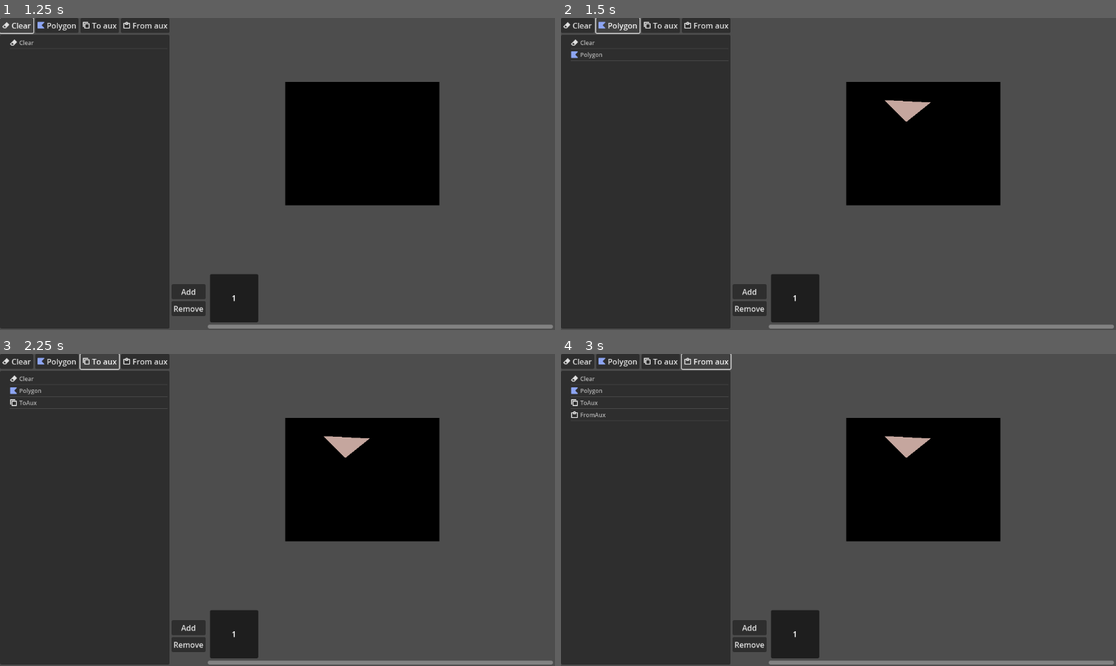
Above: before the commit, frames 1-4 (two rows, left to right).
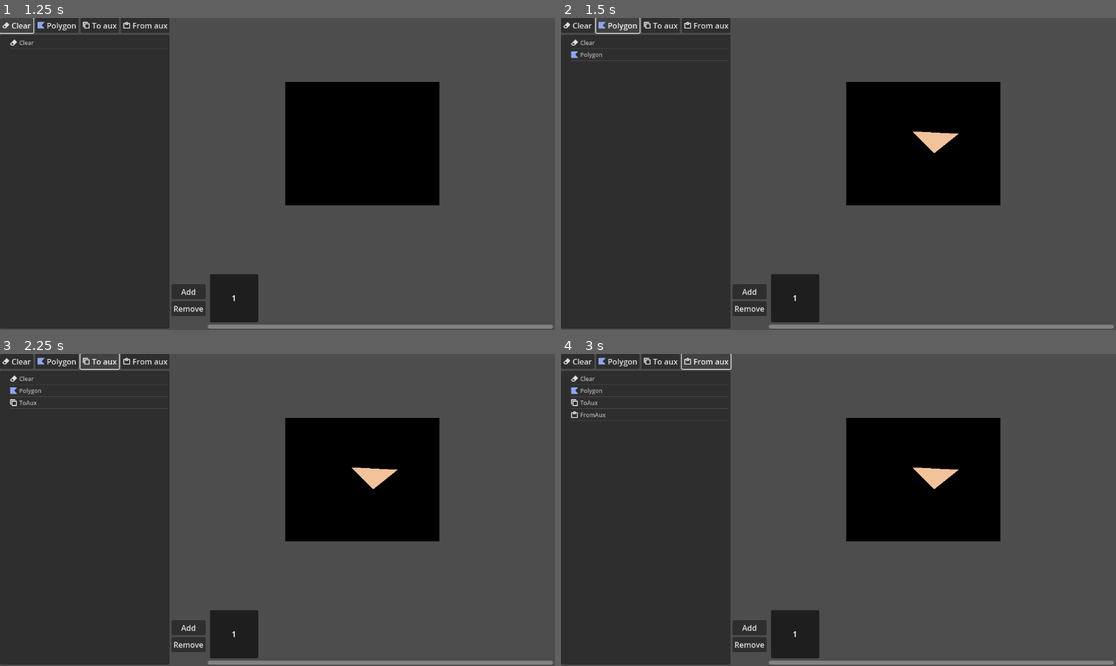
Above: after the commit, the same moments.

Repository: tehKaiN/blit_anim_editor
Game: Godot game, scene res://scenes/editor_main.tscn
Two runs of this game, one before a commit and one after it. Both use one fixed random seed, a clock stepped at 60 frames per second and the inputs below.
Inputs:
- Up to frame 1 (1.25 s): click "Clear" at 0.5 s
- Up to frame 2 (1.5 s): click "Polygon" at 1.25 s
- Up to frame 3 (2.25 s): click "To aux" at 2 s
- Up to frame 4 (3 s): click "From aux" at 2.75 s

Frame 1 is identical in both runs. In frame 2, 0.6% of the frame differs, in the area x 58-72%, y 26-44%; in frame 3, 0.6%; in frame 4, 0.6%.

Commit message:
restructure project into more scenes, add navigating between different frame op lists

Diff:
--- a/scenes/editor_main.tscn
+++ b/scenes/editor_main.tscn
@@ -1,13 +1,9 @@
-[gd_scene load_steps=10 format=3 uid="uid://dm8vdl7rxoe4r"]
+[gd_scene load_steps=6 format=3 uid="uid://dm8vdl7rxoe4r"]
 
 [ext_resource type="Script" path="res://scripts/editor_main.gd" id="1_krg5v"]
-[ext_resource type="Texture2D" uid="uid://bh34jlwud845r" path="res://assets/icons/Polygon2D.png" id="2_7628j"]
-[ext_resource type="Script" path="res://scripts/op_tree.gd" id="2_hwnt3"]
-[ext_resource type="Texture2D" uid="uid://7vj33twcq6dx" path="res://assets/icons/Eraser.png" id="3_cfks1"]
+[ext_resource type="PackedScene" uid="uid://bwdbjxhjg2uej" path="res://scenes/op_tree_editor.tscn" id="2_un3e8"]
 [ext_resource type="Script" path="res://scripts/image_frame.gd" id="4_5usf1"]
-[ext_resource type="Texture2D" uid="uid://ce6npixdlvo2d" path="res://assets/icons/ActionCopy.png" id="4_rn7xw"]
-[ext_resource type="Texture2D" uid="uid://kkjn0i6qn4gf" path="res://assets/icons/ActionPaste.png" id="5_vay05"]
-[ext_resource type="PackedScene" uid="uid://ruj6lyoq0wy0" path="res://scenes/frame_thumbnail.tscn" id="8_sow1l"]
+[ext_resource type="PackedScene" uid="uid://bqxa7uofnwsw8" path="res://scenes/frame_manager.tscn" id="9_xvxmo"]
 
 [sub_resource type="PlaceholderTexture2D" id="PlaceholderTexture2D_5cc46"]
 size = Vector2(320, 256)
@@ -20,56 +16,15 @@
 grow_horizontal = 2
 grow_vertical = 2
 script = ExtResource("1_krg5v")
-frame_thumbnail_scene = ExtResource("8_sow1l")
 
 [node name="HBoxContainer" type="HBoxContainer" parent="."]
 layout_mode = 0
 offset_right = 1148.0
 offset_bottom = 645.0
 
-[node name="VBoxContainer2" type="VBoxContainer" parent="HBoxContainer"]
-layout_mode = 2
-size_flags_horizontal = 3
-
-[node name="HBoxContainer" type="HBoxContainer" parent="HBoxContainer/VBoxContainer2"]
-custom_minimum_size = Vector2(0, 24)
-layout_mode = 2
-
-[node name="AddClearButton" type="Button" parent="HBoxContainer/VBoxContainer2/HBoxContainer"]
+[node name="OpTreeEditor" parent="HBoxContainer" instance=ExtResource("2_un3e8")]
 unique_name_in_owner = true
 layout_mode = 2
-text = "Clear"
-icon = ExtResource("3_cfks1")
-
-[node name="AddPolygonButton" type="Button" parent="HBoxContainer/VBoxContainer2/HBoxContainer"]
-unique_name_in_owner = true
-layout_mode = 2
-text = "Polygon"
-icon = ExtResource("2_7628j")
-
-[node name="CopyToAuxButton" type="Button" parent="HBoxContainer/VBoxContainer2/HBoxContainer"]
-unique_name_in_owner = true
-layout_mode = 2
-text = "To aux"
-icon = ExtResource("4_rn7xw")
-
-[node name="PasteFromAuxButton" type="Button" parent="HBoxContainer/VBoxContainer2/HBoxContainer"]
-unique_name_in_owner = true
-layout_mode = 2
-text = "From aux"
-icon = ExtResource("5_vay05")
-
-[node name="OpTree" type="Tree" parent="HBoxContainer/VBoxContainer2"]
-unique_name_in_owner = true
-layout_mode = 2
-size_flags_horizontal = 3
-size_flags_vertical = 3
-theme_override_font_sizes/font_size = 12
-allow_search = false
-hide_root = true
-select_mode = 1
-scroll_horizontal_enabled = false
-script = ExtResource("2_hwnt3")
 
 [node name="VBoxContainer" type="VBoxContainer" parent="HBoxContainer"]
 layout_mode = 2
@@ -91,31 +46,6 @@
 stretch_mode = 4
 script = ExtResource("4_5usf1")
 
-[node name="HBoxContainer" type="HBoxContainer" parent="HBoxContainer/VBoxContainer"]
-layout_mode = 2
-
-[node name="VBoxContainer" type="VBoxContainer" parent="HBoxContainer/VBoxContainer/HBoxContainer"]
-layout_mode = 2
-alignment = 1
-
-[node name="FrameAddButton" type="Button" parent="HBoxContainer/VBoxContainer/HBoxContainer/VBoxContainer"]
+[node name="FrameManager" parent="HBoxContainer/VBoxContainer" instance=ExtResource("9_xvxmo")]
 unique_name_in_owner = true
 layout_mode = 2
-text = "Add"
-
-[node name="FrameRemoveButton" type="Button" parent="HBoxContainer/VBoxContainer/HBoxContainer/VBoxContainer"]
-unique_name_in_owner = true
-layout_mode = 2
-text = "Remove"
-
-[node name="ScrollContainer" type="ScrollContainer" parent="HBoxContainer/VBoxContainer/HBoxContainer"]
-layout_mode = 2
-size_flags_horizontal = 3
-horizontal_scroll_mode = 2
-vertical_scroll_mode = 0
-
-[node name="FrameThumbnailContainer" type="HBoxContainer" parent="HBoxContainer/VBoxContainer/HBoxContainer/ScrollContainer"]
-unique_name_in_owner = true
-layout_mode = 2
-size_flags_horizontal = 3
-size_flags_vertical = 3
--- /dev/null
+++ b/scenes/frame_manager.tscn
@@ -0,0 +1,37 @@
+[gd_scene load_steps=3 format=3 uid="uid://bqxa7uofnwsw8"]
+
+[ext_resource type="Script" path="res://scripts/frame_manager.gd" id="1_xk5ti"]
+[ext_resource type="PackedScene" uid="uid://ruj6lyoq0wy0" path="res://scenes/frame_thumbnail.tscn" id="2_am445"]
+
+[node name="FrameManager" type="HBoxContainer"]
+script = ExtResource("1_xk5ti")
+frame_thumbnail_scene = ExtResource("2_am445")
+
+[node name="VBoxContainer" type="VBoxContainer" parent="."]
+layout_mode = 2
+alignment = 1
+
+[node name="FrameAddButton" type="Button" parent="VBoxContainer"]
+unique_name_in_owner = true
+layout_mode = 2
+text = "Add"
+
+[node name="FrameRemoveButton" type="Button" parent="VBoxContainer"]
+unique_name_in_owner = true
+layout_mode = 2
+text = "Remove"
+
+[node name="ScrollContainer" type="ScrollContainer" parent="."]
+layout_mode = 2
+size_flags_horizontal = 3
+horizontal_scroll_mode = 2
+vertical_scroll_mode = 0
+
+[node name="FrameThumbnailContainer" type="HBoxContainer" parent="ScrollContainer"]
+unique_name_in_owner = true
+layout_mode = 2
+size_flags_horizontal = 3
+size_flags_vertical = 3
+
+[node name="PlaybackTimer" type="Timer" parent="."]
+unique_name_in_owner = true
--- /dev/null
+++ b/scenes/op_tree_editor.tscn
@@ -0,0 +1,52 @@
+[gd_scene load_steps=7 format=3 uid="uid://bwdbjxhjg2uej"]
+
+[ext_resource type="Script" path="res://scripts/op_tree_editor.gd" id="1_fttsk"]
+[ext_resource type="Texture2D" uid="uid://7vj33twcq6dx" path="res://assets/icons/Eraser.png" id="2_mdsje"]
+[ext_resource type="Texture2D" uid="uid://bh34jlwud845r" path="res://assets/icons/Polygon2D.png" id="3_avify"]
+[ext_resource type="Texture2D" uid="uid://ce6npixdlvo2d" path="res://assets/icons/ActionCopy.png" id="4_ovchu"]
+[ext_resource type="Texture2D" uid="uid://kkjn0i6qn4gf" path="res://assets/icons/ActionPaste.png" id="5_vstml"]
+[ext_resource type="Script" path="res://scripts/op_tree.gd" id="6_co246"]
+
+[node name="OpTreeEditor" type="VBoxContainer"]
+size_flags_horizontal = 3
+script = ExtResource("1_fttsk")
+
+[node name="HBoxContainer" type="HBoxContainer" parent="."]
+custom_minimum_size = Vector2(0, 24)
+layout_mode = 2
+
+[node name="AddClearButton" type="Button" parent="HBoxContainer"]
+unique_name_in_owner = true
+layout_mode = 2
+text = "Clear"
+icon = ExtResource("2_mdsje")
+
+[node name="AddPolygonButton" type="Button" parent="HBoxContainer"]
+unique_name_in_owner = true
+layout_mode = 2
+text = "Polygon"
+icon = ExtResource("3_avify")
+
+[node name="CopyToAuxButton" type="Button" parent="HBoxContainer"]
+unique_name_in_owner = true
+layout_mode = 2
+text = "To aux"
+icon = ExtResource("4_ovchu")
+
+[node name="PasteFromAuxButton" type="Button" parent="HBoxContainer"]
+unique_name_in_owner = true
+layout_mode = 2
+text = "From aux"
+icon = ExtResource("5_vstml")
+
+[node name="OpTree" type="Tree" parent="."]
+unique_name_in_owner = true
+layout_mode = 2
+size_flags_horizontal = 3
+size_flags_vertical = 3
+theme_override_font_sizes/font_size = 12
+allow_search = false
+hide_root = true
+select_mode = 1
+scroll_horizontal_enabled = false
+script = ExtResource("6_co246")
--- a/scripts/editor_main.gd
+++ b/scripts/editor_main.gd
@@ -1,5 +1,8 @@
 class_name EditorMain
 extends Control
+
+class FrameData:
+	var ops: Array[BlitterOp] = []
 
 class BlitterOp:
 	var name: String
@@ -7,24 +10,24 @@
 	func _init(op_name: String):
 		name = op_name
 
-	func apply(image: Image, scratch_image: Image, aux_image: Image) -> void:
+	func apply(image: Image, _scratch_image: Image, _aux_image: Image) -> void:
 		pass
 	func create_editor(image_frame: ImageFrame) -> Control:
 		return null
 
 
 class BlitterOpCopyToAux extends BlitterOp:
-	func apply(image: Image, scratch_image: Image, aux_image: Image) -> void:
-		aux_image.copy_from(image)
+	func apply(image: Image, _scratch_image: Image, _aux_image: Image) -> void:
+		_aux_image.copy_from(image)
 
 
 class BlitterOpPasteFromAux extends BlitterOp:
-	func apply(image: Image, scratch_image: Image, aux_image: Image) -> void:
-		image.copy_from(aux_image)
+	func apply(image: Image, _scratch_image: Image, _aux_image: Image) -> void:
+		image.copy_from(_aux_image)
 
 
 class BlitterOpClear extends BlitterOp:
-	func apply(image: Image, scratch_image: Image, aux_image: Image) -> void:
+	func apply(image: Image, _scratch_image: Image, _aux_image: Image) -> void:
 		image.fill(Color.BLACK)
 
 
@@ -54,8 +57,8 @@
 			self.is_keep_border = is_keep_border
 
 
-		func apply(image: Image, scratch_image: Image, aux_image: Image) -> void:
-			scratch_image.fill(Color.BLACK)
+		func apply(image: Image, _scratch_image: Image, _aux_image: Image) -> void:
+			_scratch_image.fill(Color.BLACK)
 			var bounds := _calculate_bounds()
 			#print("bounds: {0} {1}".format([bounds.position, bounds.end]))
 
@@ -63,11 +66,11 @@
 			while i < points.size():
 				var prev := points[i - 1]
 				var next := points[i]
-				_draw_fill_line(scratch_image, prev.pos, next.pos)
+				_draw_fill_line(_scratch_image, prev.pos, next.pos)
 				i += 1
-			_draw_fill_line(scratch_image, points.back().pos, points.front().pos)
+			_draw_fill_line(_scratch_image, points.back().pos, points.front().pos)
 			if is_fill:
-				_fill_polygon(scratch_image, image, bounds)
+				_fill_polygon(_scratch_image, image, bounds)
 
 
 		func create_editor(image_frame: ImageFrame) -> Control:
@@ -76,7 +79,7 @@
 			return editor
 
 
-		func _draw_fill_line(scratch_image: Image, start: Vector2i, end: Vector2i) -> void:
+		func _draw_fill_line(_scratch_image: Image, start: Vector2i, end: Vector2i) -> void:
 			if end.y < start.y: # draw from top to bottom
 				var temp := end
 				end = start
@@ -86,19 +89,19 @@
 			#print("draw line from {0} to {1}".format([start, end]))
 			while y <= end.y:
 				var x := start.x + (y - start.y) * delta.x / delta.y
-				var out_color := Color.BLACK if scratch_image.get_pixel(x, y) == Color.WHITE else Color.WHITE # xor
-				scratch_image.set_pixel(x, y, out_color)
+				var out_color := Color.BLACK if _scratch_image.get_pixel(x, y) == Color.WHITE else Color.WHITE # xor
+				_scratch_image.set_pixel(x, y, out_color)
 				#print("{0},{1}".format([x, y]))
 				y += 1
 
 
-		func _fill_polygon(scratch_image: Image, image: Image, bounds: Rect2i) -> void:
+		func _fill_polygon(_scratch_image: Image, image: Image, bounds: Rect2i) -> void:
 			var is_fill = false
 			var y := bounds.end.y
 			while y >= bounds.position.y:
 				var x = bounds.end.x
 				while x >= bounds.position.x:
-					if scratch_image.get_pixel(x, y) == Color.WHITE:
+					if _scratch_image.get_pixel(x, y) == Color.WHITE:
 						is_fill = !is_fill
 						if is_keep_border:
 							image.set_pixel(x, y, color)
@@ -123,178 +126,70 @@
 			var bounds := Rect2i(min, max - min)
 			return bounds
 
-@export var frame_thumbnail_scene: PackedScene
+@onready var _current_frame_preview: ImageFrame = %CurrentFrame
+@onready var _frame_manager: FrameManager = %FrameManager
+@onready var _op_tree_editor: OpTreeEditor = %OpTreeEditor
 
-@onready var _add_clear_button: Button = %AddClearButton
-@onready var _add_polygon_button: Button = %AddPolygonButton
-@onready var _copy_to_aux_button: Button = %CopyToAuxButton
-@onready var _paste_from_aux_button: Button = %PasteFromAuxButton
-@onready var op_tree: Tree = %OpTree
-@onready var current_frame: ImageFrame = %CurrentFrame
-@onready var frame_thumbnail_container: HBoxContainer = %FrameThumbnailContainer
-@onready var frame_add_button: Button = %FrameAddButton
-@onready var frame_remove_button: Button = %FrameRemoveButton
-
-var current_op_editor: Control
-var current_frame_image: Image
-var scratch_image: Image
-var aux_image: Image
-var current_frame_texture: ImageTexture
-var selected_item: TreeItem:
-	set(value):
-		if selected_item == value:
-			return
-		if current_op_editor:
-			current_op_editor.queue_free()
-			current_op_editor = null
-
-		selected_item = value
-		if value:
-			var op := value.get_meta("op") as BlitterOp
-			current_op_editor = op.create_editor(current_frame)
-			if current_op_editor:
-				get_tree().root.add_child(current_op_editor)
-				current_op_editor.data_changed.connect(_on_editor_data_changed)
+var _current_op_editor: Control
+var _current_frame_image: Image
+var _scratch_image: Image
+var _aux_image: Image
+var _current_frame_texture: ImageTexture
 
 
 func _ready() -> void:
-	var root_node := op_tree.create_item()
-	root_node.set_text(0, "Root")
-	_add_clear_button.pressed.connect(_on_add_clear_button_pressed)
-	_add_polygon_button.pressed.connect(_on_add_polygon_button_pressed)
-	_copy_to_aux_button.pressed.connect(_on_copy_to_aux_button_pressed)
-	_paste_from_aux_button.pressed.connect(_on_paste_from_aux_button_pressed)
+	_op_tree_editor.op_added.connect(_on_op_tree_editor_op_added)
+	_op_tree_editor.tree_reordered.connect(_on_op_tree_editor_tree_reordered)
+	_op_tree_editor.op_selection_changed.connect(_on_op_tree_editor_op_selection_changed)
+	_frame_manager.frame_selected.connect(_on_frame_manager_frame_selected)
 
-	op_tree.reordered.connect(_on_tree_reordered)
-	op_tree.item_selected.connect(_on_tree_item_selected)
+	_current_frame_image = Image.create(320, 256, false, Image.FORMAT_RGB8)
+	_scratch_image = Image.create(320, 256, false, Image.FORMAT_RGB8)
+	_aux_image = Image.create(320, 256, false, Image.FORMAT_RGB8)
+	_current_frame_texture = ImageTexture.create_from_image(_current_frame_image)
+	_current_frame_preview.texture = _current_frame_texture
+	_current_frame_preview.get_parent().resized.connect(_on_frame_container_resized)
 
-	frame_add_button.pressed.connect(_on_frame_add_button_pressed)
-	frame_remove_button.pressed.connect(_on_frame_remove_button_pressed)
-
-	current_frame_image = Image.create(320, 256, false, Image.FORMAT_RGB8)
-	scratch_image = Image.create(320, 256, false, Image.FORMAT_RGB8)
-	aux_image = Image.create(320, 256, false, Image.FORMAT_RGB8)
-	current_frame_texture = ImageTexture.create_from_image(current_frame_image)
-	current_frame.texture = current_frame_texture
-	current_frame.get_parent().resized.connect(_on_frame_container_resized)
-
-	_on_frame_add_button_pressed()
+	_frame_manager.add_next_frame()
+	_op_tree_editor.frame_data = _frame_manager.current_frame
 	_draw_frame_from_commands()
 
 
-func _process(delta: float) -> void:
+func _on_op_tree_editor_op_added() -> void:
+	_draw_frame_from_commands()
+
+
+func _on_op_tree_editor_tree_reordered() -> void:
+	_draw_frame_from_commands()
+
+func _on_op_tree_editor_op_selection_changed() -> void:
+		if _current_op_editor:
+			_current_op_editor.queue_free()
+			_current_op_editor = null
+
+		if _op_tree_editor.selected_op:
+			_current_op_editor = _op_tree_editor.selected_op.create_editor(_current_frame_preview)
+			if _current_op_editor:
+				get_tree().root.add_child(_current_op_editor)
+				_current_op_editor.data_changed.connect(_on_op_editor_data_changed)
+
+func _on_op_editor_data_changed() -> void:
+	_draw_frame_from_commands()
+
+
+func _on_frame_manager_frame_selected() -> void:
+	_op_tree_editor.frame_data = _frame_manager.current_frame
+	_draw_frame_from_commands()
+
+func _on_frame_container_resized() -> void:
+	#var scale_vector := (_current_frame_preview.get_parent() as Control).size / Vector2(320, 256)
+	#var scale = mini(scale_vector.x, scale_vector.y)
+	#_current_frame_preview.custom_minimum_size = Vector2i(320, 256) * scale
 	pass
 
 
-func _on_editor_data_changed() -> void:
-	_draw_frame_from_commands()
-
-
-func _on_copy_to_aux_button_pressed() -> void:
-	var op_name := _get_free_op_name(op_tree, "ToAux")
-	var op := BlitterOpCopyToAux.new(op_name)
-	_add_op(op, _copy_to_aux_button.icon)
-
-
-func _on_paste_from_aux_button_pressed() -> void:
-	var op_name := _get_free_op_name(op_tree, "FromAux")
-	var op := BlitterOpPasteFromAux.new(op_name)
-	_add_op(op, _paste_from_aux_button.icon)
-
-func _on_add_clear_button_pressed() -> void:
-	var op_name := _get_free_op_name(op_tree, "Clear")
-	var op := BlitterOpClear.new(op_name)
-	_add_op(op, _add_clear_button.icon)
-
-func _on_add_polygon_button_pressed() -> void:
-	var color := Color(randf(), randf(), randf())
-	var offs := Vector2i(randi() % 200, randi() % 200)
-	var op_name := _get_free_op_name(op_tree, "Polygon")
-	var op := BlitterOpPoly.new(
-		op_name,
-		[Vector2i(5, 5) + offs, Vector2i(50, 50) + offs, Vector2i(100, 10) + offs],
-		color, true, true
-	)
-	_add_op(op, _add_polygon_button.icon)
-
-
-func _on_tree_reordered() -> void:
-	_draw_frame_from_commands()
-
-
-func _on_tree_item_selected() -> void:
-	selected_item = op_tree.get_selected()
-
-
-func _on_frame_container_resized() -> void:
-	#var scale_vector := (current_frame.get_parent() as Control).size / Vector2(320, 256)
-	#var scale = mini(scale_vector.x, scale_vector.y)
-	#current_frame.custom_minimum_size = Vector2i(320, 256) * scale
-	pass
-
-func _on_frame_add_button_pressed() -> void:
-	var frame_thumbnail := frame_thumbnail_scene.instantiate() as FrameThumbnail
-	frame_thumbnail_container.add_child(frame_thumbnail)
-	frame_thumbnail.is_selected = true
-	frame_thumbnail.text = str(frame_thumbnail_container.get_children().size())
-
-
-func _on_frame_remove_button_pressed() -> void:
-	var children := frame_thumbnail_container.get_children()
-	if children.size() <= 1:
-		return
-
-	for i: int in children.size():
-		var frame_thumbnail: FrameThumbnail = children[i]
-		if frame_thumbnail.is_selected:
-			var sibling: FrameThumbnail
-			if i == 0:
-				if children.size() > 1:
-					sibling = children[i + 1]
-			else:
-				sibling = children[i - 1]
-			sibling.is_selected = true
-			frame_thumbnail.queue_free()
-			break
-
-
-
-func _get_free_op_name(op_tree: Tree, base_name: String) ->  String:
-	var check_name := base_name
-
-	if !op_tree.get_root().get_children().any(
-		func(item: TreeItem):
-			return item.get_text(0) == check_name
-	):
-		return check_name
-
-	var i := 2
-	while true:
-		check_name = base_name + str(i)
-		if !op_tree.get_root().get_children().any(
-			func(item: TreeItem):
-				return item.get_text(0) == check_name
-		):
-			break
-		i += 1
-	return check_name
-
-
 func _draw_frame_from_commands() -> void:
-	current_frame_image.fill(Color.BLACK)
-	var ops : Array[BlitterOp] = []
-	for child in op_tree.get_root().get_children():
-			var op = child.get_meta("op") as BlitterOp
-			ops.push_back(op)
-
-	for op: BlitterOp in ops:
-		op.apply(current_frame_image, scratch_image, aux_image)
-	current_frame_texture.update(current_frame_image)
-
-
-func _add_op(op: BlitterOp, icon: Texture2D) -> void:
-	var item := op_tree.create_item()
-	item.set_icon(0, icon)
-	item.set_text(0, op.name)
-	item.set_meta("op", op)
-	_draw_frame_from_commands()
+	_current_frame_image.fill(Color.BLACK)
+	for op: BlitterOp in _frame_manager.current_frame.ops:
+		op.apply(_current_frame_image, _scratch_image, _aux_image)
+	_current_frame_texture.update(_current_frame_image)
--- /dev/null
+++ b/scripts/frame_manager.gd
@@ -0,0 +1,62 @@
+class_name FrameManager
+extends HBoxContainer
+
+signal frame_selected()
+
+@export var frame_thumbnail_scene: PackedScene
+
+@onready var frame_add_button: Button = %FrameAddButton
+@onready var frame_remove_button: Button = %FrameRemoveButton
+@onready var frame_thumbnail_container: HBoxContainer = %FrameThumbnailContainer
+@onready var playback_timer: Timer = %PlaybackTimer
+
+var frames: Array[EditorMain.FrameData]
+var current_frame: EditorMain.FrameData
+
+func _ready() -> void:
+	frame_add_button.pressed.connect(_on_frame_add_button_pressed)
+	frame_remove_button.pressed.connect(_on_frame_remove_button_pressed)
+
+
+func add_next_frame() -> void:
+	var frame_data := EditorMain.FrameData.new()
+	frames.push_back(frame_data)
+
+	var frame_thumbnail := frame_thumbnail_scene.instantiate() as FrameThumbnail
+	assert(frame_thumbnail != null)
+	frame_thumbnail_container.add_child(frame_thumbnail)
+	frame_thumbnail.selected.connect(_on_frame_thumbnail_selected)
+	frame_thumbnail.frame_data = frame_data
+	frame_thumbnail.is_selected = true
+	frame_thumbnail.text = str(frame_thumbnail_container.get_children().size())
+
+
+func _on_frame_thumbnail_selected(frame_data: EditorMain.FrameData) -> void:
+	current_frame = frame_data
+	frame_selected.emit()
+
+
+func _on_frame_add_button_pressed() -> void:
+	add_next_frame()
+
+
+func _on_frame_remove_button_pressed() -> void:
+	# TODO: remove frame from data
+
+	var children := frame_thumbnail_container.get_children()
+	if children.size() <= 1:
+		return
+
+	for i: int in children.size():
+		var frame_thumbnail: FrameThumbnail = children[i]
+		if frame_thumbnail.is_selected:
+			var sibling: FrameThumbnail
+			if i == 0:
+				if children.size() > 1:
+					sibling = children[i + 1]
+			else:
+				sibling = children[i - 1]
+			frames.erase(frame_thumbnail.frame_data)
+			frame_thumbnail.queue_free()
+			sibling.is_selected = true
+			break
--- a/scripts/frame_thumbnail.gd
+++ b/scripts/frame_thumbnail.gd
@@ -1,7 +1,10 @@
 class_name FrameThumbnail
 extends MarginContainer
 
+signal selected(frame_data: EditorMain.FrameData)
+
 @onready var _button: Button = %Button
+var frame_data: EditorMain.FrameData
 
 var is_selected: bool:
 	get:
@@ -14,3 +17,10 @@
 		return _button.text
 	set(value):
 		_button.text = value
+
+func _ready() -> void:
+	_button.toggled.connect(_on_button_toggled)
+
+func _on_button_toggled(toggled_on: bool) -> void:
+	if toggled_on:
+		selected.emit(frame_data)
--- /dev/null
+++ b/scripts/op_tree_editor.gd
@@ -0,0 +1,129 @@
+class_name OpTreeEditor
+extends VBoxContainer
+
+signal op_added()
+signal tree_reordered()
+signal op_selection_changed()
+
+@onready var _add_clear_button: Button = %AddClearButton
+@onready var _add_polygon_button: Button = %AddPolygonButton
+@onready var _copy_to_aux_button: Button = %CopyToAuxButton
+@onready var _paste_from_aux_button: Button = %PasteFromAuxButton
+@onready var op_tree: Tree = %OpTree
+
+var _root_node: TreeItem
+
+var frame_data: EditorMain.FrameData:
+	set(value):
+		if frame_data == value:
+			return
+		frame_data = value
+		_fill_tree_with_frame_data()
+
+var selected_op: EditorMain.BlitterOp:
+	set(value):
+		if selected_op == value:
+			return
+		selected_op = value
+		op_selection_changed.emit()
+
+
+# Called when the node enters the scene tree for the first time.
+func _ready() -> void:
+	_root_node = op_tree.create_item()
+	_root_node.set_text(0, "Root")
+
+	_add_clear_button.pressed.connect(_on_add_clear_button_pressed)
+	_add_polygon_button.pressed.connect(_on_add_polygon_button_pressed)
+	_copy_to_aux_button.pressed.connect(_on_copy_to_aux_button_pressed)
+	_paste_from_aux_button.pressed.connect(_on_paste_from_aux_button_pressed)
+
+	op_tree.reordered.connect(_on_tree_reordered)
+	op_tree.item_selected.connect(_on_tree_item_selected)
+
+func _fill_tree_with_frame_data() -> void:
+	for child: TreeItem in _root_node.get_children():
+		_root_node.remove_child(child)
+	for op: EditorMain.BlitterOp in frame_data.ops:
+		_append_op_to_tree(op)
+
+
+func _get_free_op_name(op_tree: Tree, base_name: String) ->  String:
+	var check_name := base_name
+
+	if !op_tree.get_root().get_children().any(
+		func(item: TreeItem):
+			return item.get_text(0) == check_name
+	):
+		return check_name
+
+	var i := 2
+	while true:
+		check_name = base_name + str(i)
+		if !op_tree.get_root().get_children().any(
+			func(item: TreeItem):
+				return item.get_text(0) == check_name
+		):
+			break
+		i += 1
+	return check_name
+
+
+func _append_op(op: EditorMain.BlitterOp) -> void:
+	frame_data.ops.push_back(op)
+	_append_op_to_tree(op)
+	op_added.emit()
+
+
+func _append_op_to_tree(op: EditorMain.BlitterOp) -> void:
+	var icon: Texture2D
+	if op is EditorMain.BlitterOpCopyToAux:
+		icon = _copy_to_aux_button.icon
+	elif op is EditorMain.BlitterOpPasteFromAux:
+		icon = _paste_from_aux_button.icon
+	elif op is EditorMain.BlitterOpClear:
+		icon = _add_clear_button.icon
+	elif op is EditorMain.BlitterOpPoly:
+		icon = _add_polygon_button.icon
+
+	var item := op_tree.create_item(_root_node)
+	item.set_icon(0, icon)
+	item.set_text(0, op.name)
+	item.set_meta("op", op)
+
+
+func _on_copy_to_aux_button_pressed() -> void:
+	var op_name := _get_free_op_name(op_tree, "ToAux")
+	var op := EditorMain.BlitterOpCopyToAux.new(op_name)
+	_append_op(op)
+
+
+func _on_paste_from_aux_button_pressed() -> void:
+	var op_name := _get_free_op_name(op_tree, "FromAux")
+	var op := EditorMain.BlitterOpPasteFromAux.new(op_name)
+	_append_op(op)
+
+func _on_add_clear_button_pressed() -> void:
+	var op_name := _get_free_op_name(op_tree, "Clear")
+	var op := EditorMain.BlitterOpClear.new(op_name)
+	_append_op(op)
+
+func _on_add_polygon_button_pressed() -> void:
+	var color := Color(randf(), randf(), randf())
+	var offs := Vector2i(randi() % 200, randi() % 200)
+	var op_name := _get_free_op_name(op_tree, "Polygon")
+	var op := EditorMain.BlitterOpPoly.new(
+		op_name,
+		[Vector2i(5, 5) + offs, Vector2i(50, 50) + offs, Vector2i(100, 10) + offs],
+		color, true, true
+	)
+	_append_op(op)
+
+
+func _on_tree_reordered() -> void:
+	# TODO: apply changes to frame_data.ops order
+	tree_reordered.emit()
+
+
+func _on_tree_item_selected() -> void:
+	selected_op = op_tree.get_selected().get_meta("op")
